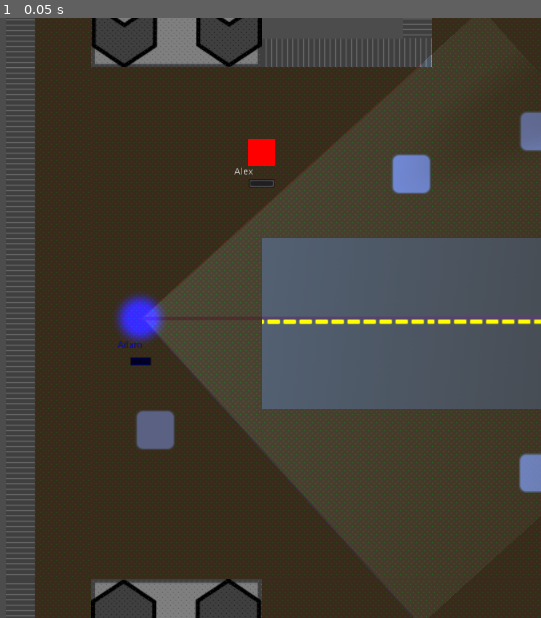
Above: before the commit, frame 1.
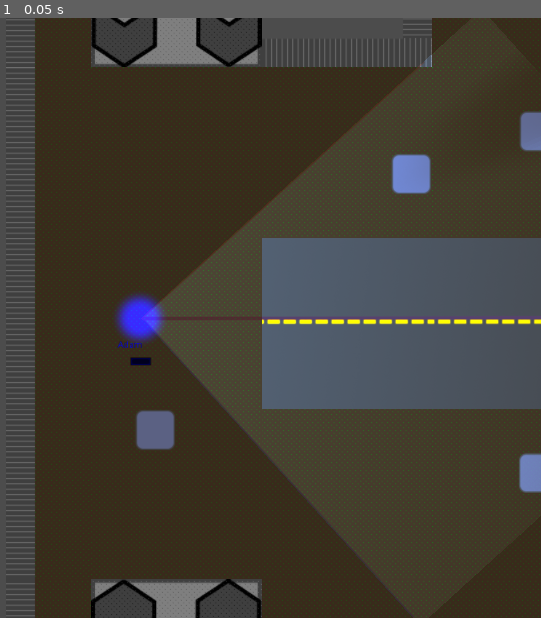
Above: after the commit, the same moment.

Repository: FugitiveTheGame/Fugitive
Game: Godot game, scene res://maps/map_00/Map_00_dev.tscn
Two runs of this game, one before a commit and one after it. Both use one fixed random seed, a clock stepped at 60 frames per second and the inputs below. This scene is started directly instead of the project's main scene.
Inputs:
- Up to frame 1 (0.05 s): no input

The runs differ from the first frame. In frame 1, 0.3% of the frame differs, in the area x 43-51%, y 20-29%.
Error before the commit: Assertion failed. (res://maps/map_00/Map_00_dev.gd:11)
Error after the commit: Assertion failed. (res://maps/map_00/Map_00_dev.gd:12)

Commit message:
Fixed freeze color
- Fixed map00_dev not hiding hiders when not seen

Diff:
--- a/actors/player/Player.gd
+++ b/actors/player/Player.gd
@@ -20,7 +20,7 @@
 var stamina: float
 
 var frozen := false
-var frozenColor := Color.blue
+var frozenColor := Color(0, 0, 1, 1)
 
 func _ready():
 	stamina = max_stamina
--- a/maps/map_00/Map_00.gd
+++ b/maps/map_00/Map_00.gd
@@ -89,8 +89,8 @@
 	return node
 
 # warning-ignore:unused_argument
-func _physics_process(delta):
-	if (!self.gameOver):
+func _process(delta: float):
+	if (not self.gameOver):
 		checkForFoundHiders()
 		handleBeginGameTimer()
 		checkWinConditions()
--- a/maps/map_00/Map_00_dev.gd
+++ b/maps/map_00/Map_00_dev.gd
@@ -3,6 +3,7 @@
 func _ready():
 	$players/Seeker00.set_current_player()
 	$players/Seeker00.set_network_master(1)
+	Network.selfData.type = Network.PlayerType.Seeker
 
 	$players/Hider00.set_network_master(2)
 	$players/Hider01.set_network_master(2)
